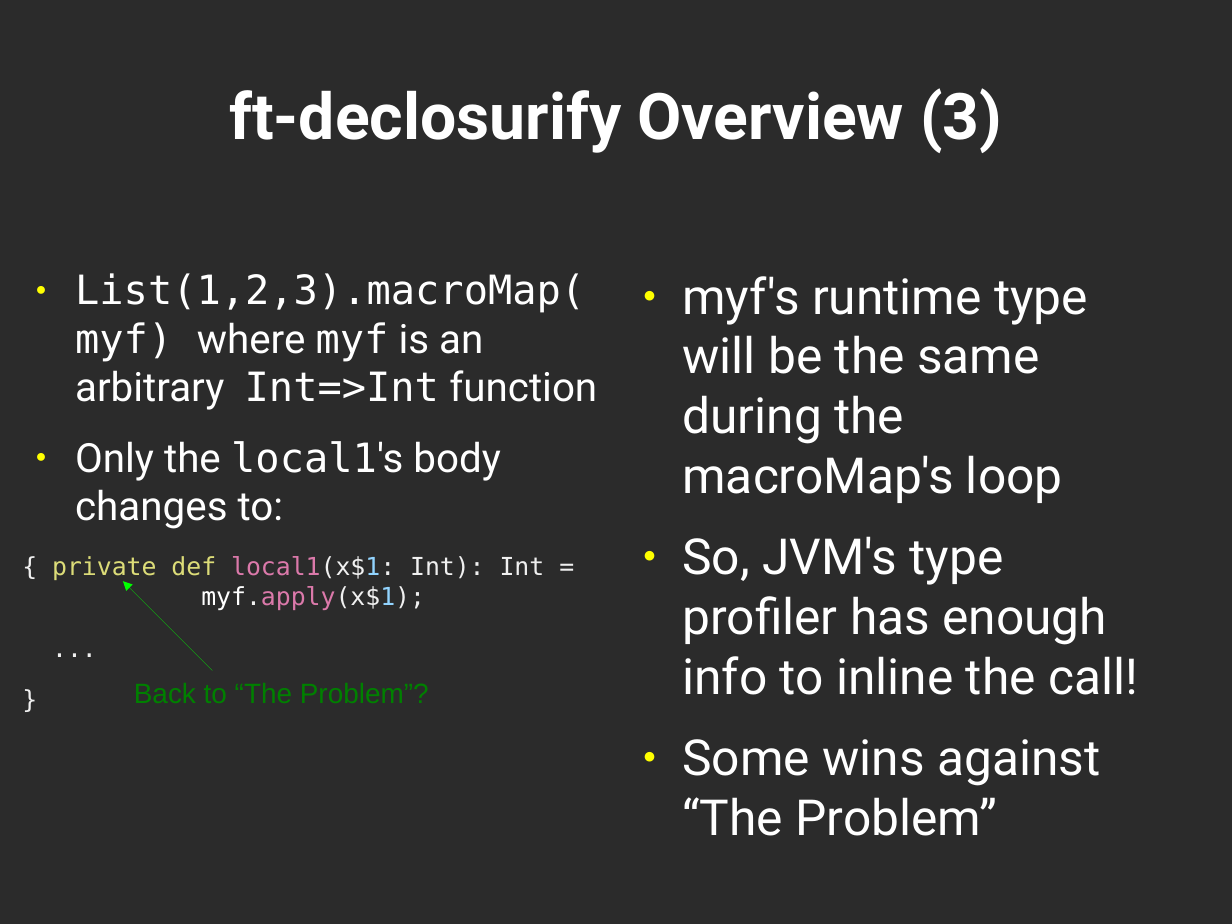
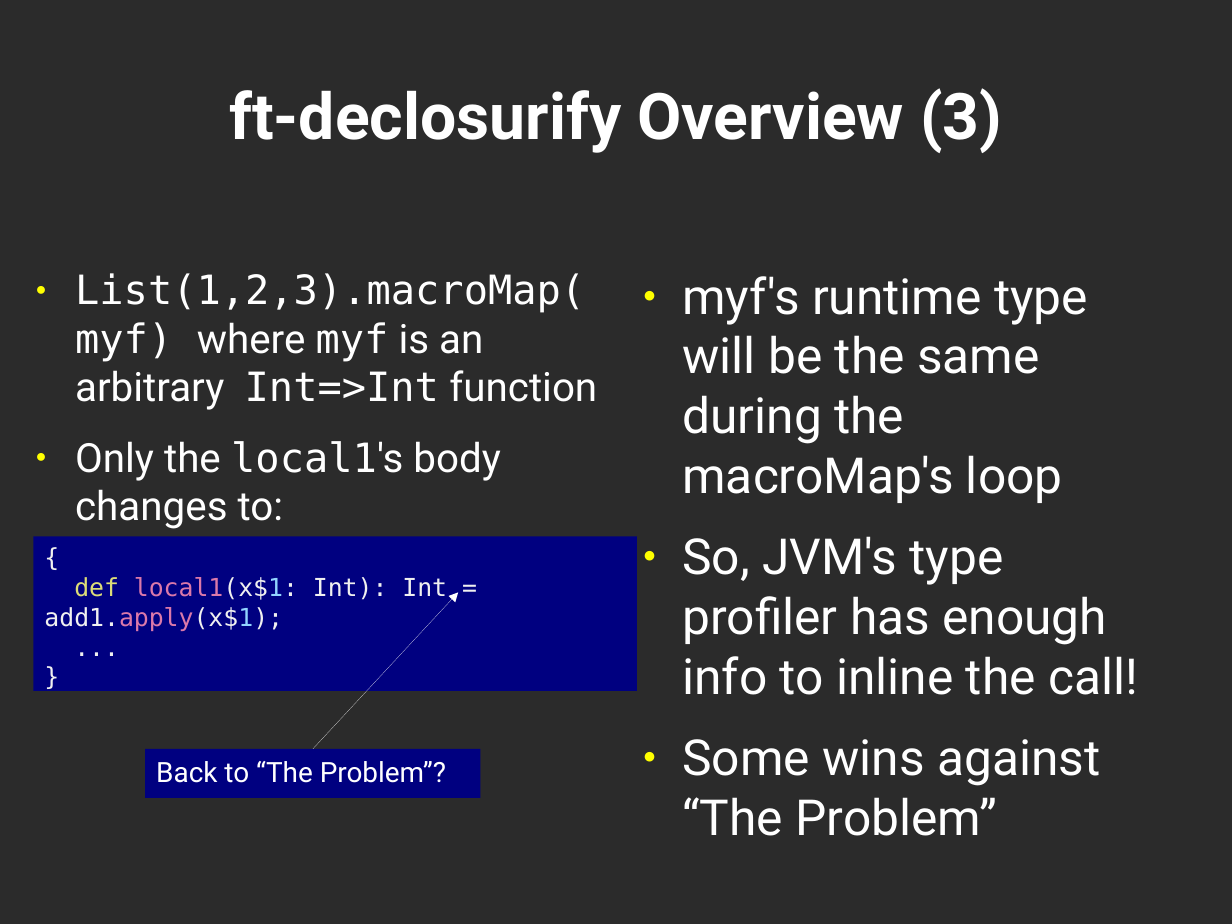
Before and after one commit to geo-kollias/msc-thesis-tex, a slide deck: slide 13 of geokollias_msc_thesis_pres.odp. Drawn at 1232x924 pixels with LibreOffice and Linux fonts; fonts in the diff are those of the drawing; background and template pictures are left out; a plain dark background stands for a picture behind light text. Boxes give left, top, right and bottom in pixels: in the first picture for what was removed or moved away, otherwise in the second. Text is boxed around its words. In the diff, an @@ line names an element or a change of style, - is before the commit and + after.

Commit message:
moved all code listings to text boxes

```diff
--- a/geokollias_msc_thesis_pres.odp
+++ b/geokollias_msc_thesis_pres.odp
@@ rectangle added at [34,537,637,691], fill #000080, 16 pt, text #F0F0F0 @@
+{
+def local1(x$1: Int): Int = add1.apply(x$1);
+...
+}
@@ text at [52,556,545,610]: paragraphs removed @@
-{ private def local1(x$1: Int): Int = myf.apply(x$1);
-...
-}
@@ arrow removed from (212, 671) to (123, 581) @@
@@ arrow added from (313, 749) to (458, 593), #FFFFFF 0 pt @@
@@ rectangle "Back to “The Problem”?": place and size @@
-rectangle "Back to “The Problem”?" at [123,671,458,713]
+rectangle "Back to “The Problem”?" at [145,749,481,798]
@@ rectangle "Back to “The Problem”?" at [145,749,481,798]: font Arial to Roboto, text colour #008000 to #FFFFFF; fill none to #000080 @@
```
Also in this commit, not shown: 8 other slides changed.
